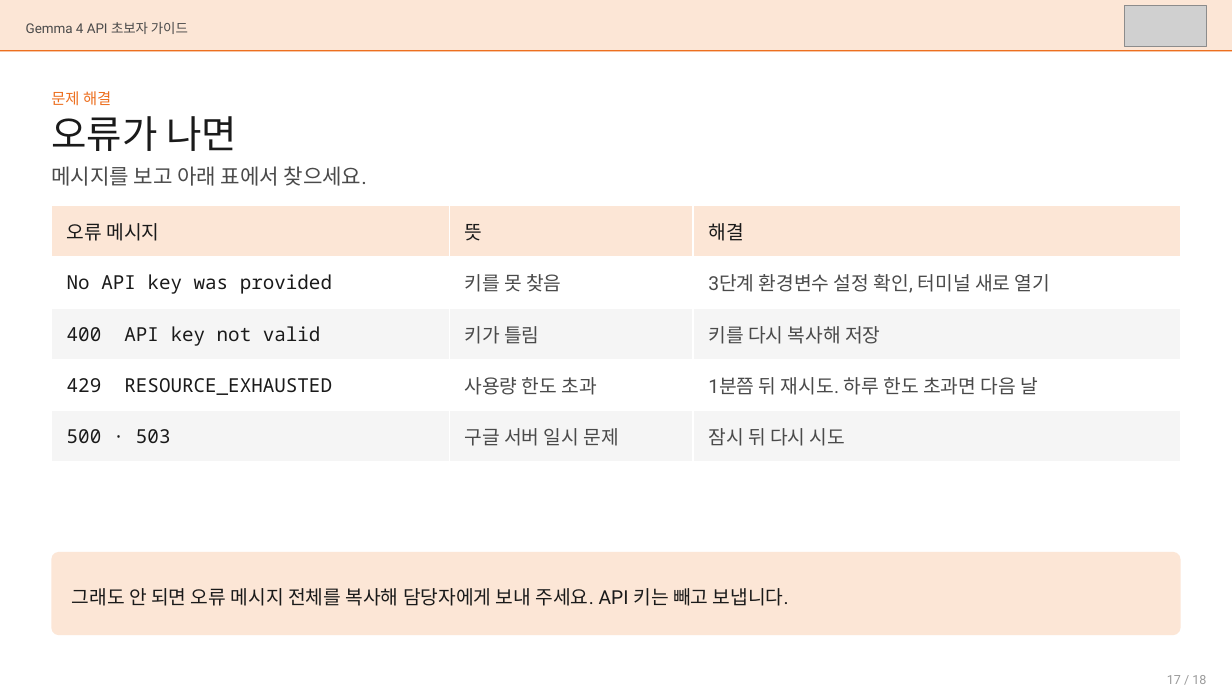
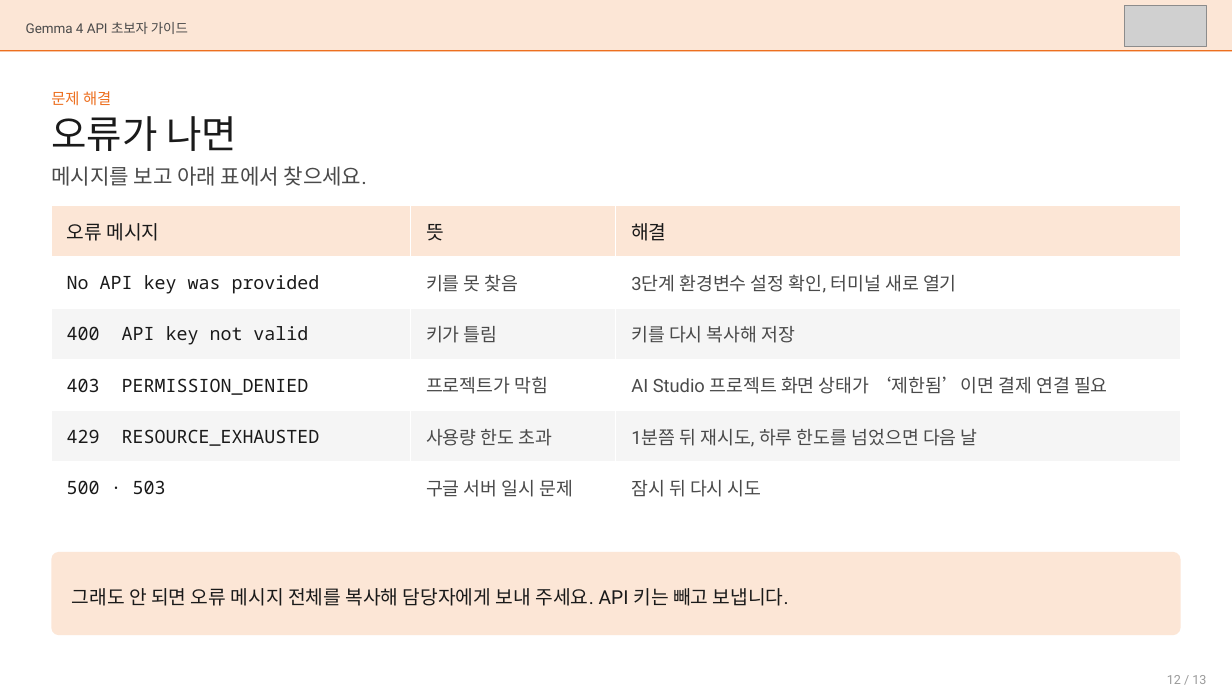
Before and after one commit to mulgae-life/ai-infra, a slide deck: slide 12 of agent-guide/docs/Gemma4_API_초보자_가이드.pptx (slide 17 before the commit). Drawn at 1232x693 pixels with LibreOffice and Linux fonts; fonts in the diff are those of the drawing; grey boxes stand for pictures. Boxes give left, top, right and bottom in pixels: in the first picture for what was removed or moved away, otherwise in the second. Text is boxed around its words. In the diff, an @@ line names an element or a change of style, - is before the commit and + after.

```diff
--- a/agent-guide/docs/Gemma4_API_초보자_가이드.pptx
+++ b/agent-guide/docs/Gemma4_API_초보자_가이드.pptx
@@ table at <box>52,205,1181,513</box> @@
-row 4: 429 RESOURCE_EXHAUSTED | 사용량 한도 초과 | 1분쯤 뒤 재시도. 하루 한도 초과면 다음 날
+row 4: 403 PERMISSION_DENIED | 프로젝트가 막힘 | AI Studio 프로젝트 화면 상태가 ‘제한됨’이면 결제 연결 필요
+row 5: 429 RESOURCE_EXHAUSTED | 사용량 한도 초과 | 1분쯤 뒤 재시도, 하루 한도를 넘었으면 다음 날
@@ text at <box>1167,675,1206,684</box>: text changed @@
-17 / 18
+12 / 13
```
Also in this commit, not shown: 10 other slides changed, 2 slides added, 7 slides removed, 1 other file.
